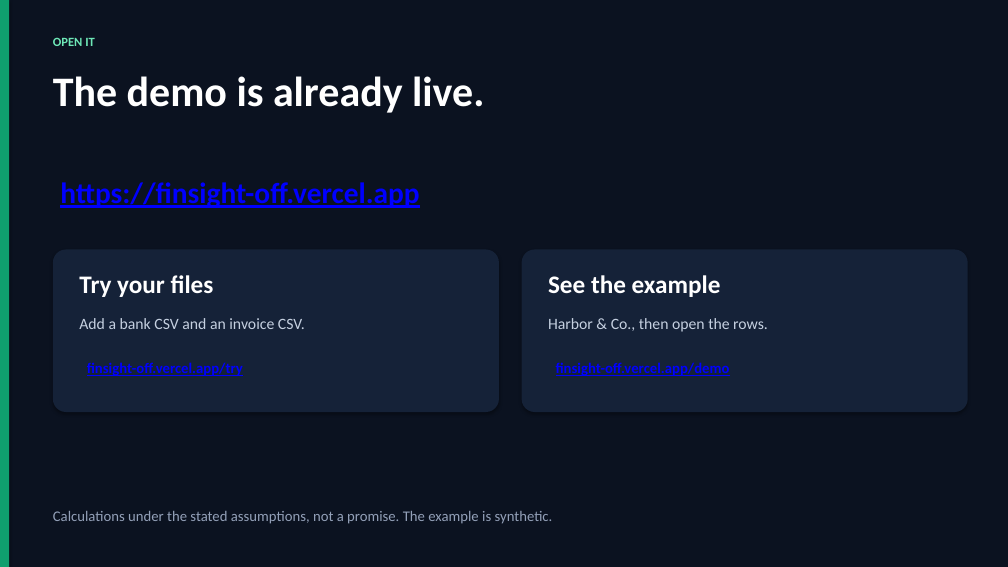
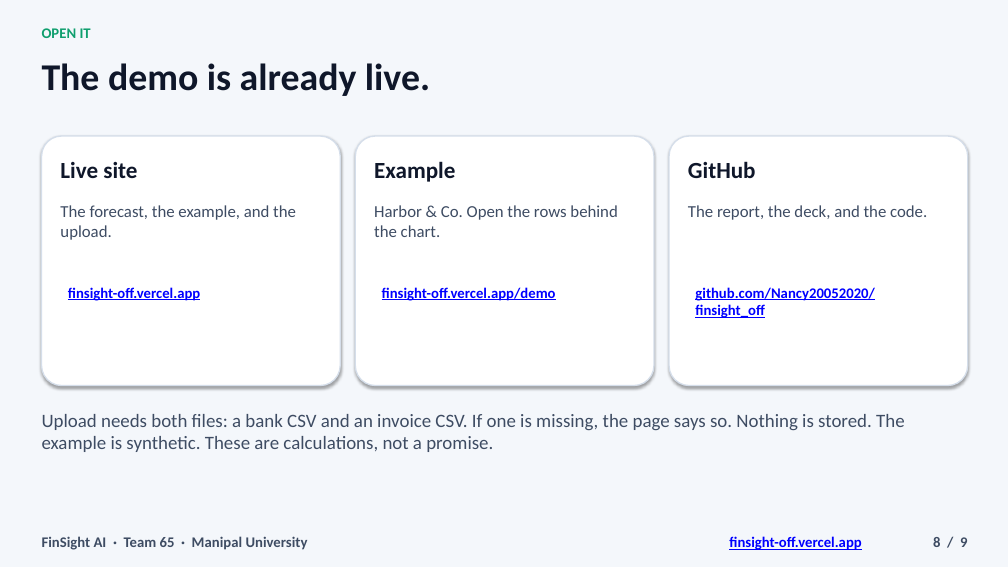
Before and after one commit to Nancy20052020/finsight_off, a slide deck: slide 8 of public/FinSight.pptx. Drawn at 1008x567 pixels with LibreOffice and Linux fonts; fonts in the diff are those of the drawing. Boxes give left, top, right and bottom in pixels: in the first picture for what was removed or moved away, otherwise in the second. Text is boxed around its words. In the diff, an @@ line names an element or a change of style, - is before the commit and + after.

Commit message:
Rebuild the pitch deck as nine sharp slides.
The title names Amisha Singh and Nancy Verma of Team 65 at Manipal University, and the slides follow the report through to a thank-you page.

```diff
--- a/public/FinSight.pptx
+++ b/public/FinSight.pptx
@@ rectangle at (x1=0, y1=0, x2=1008, y2=567): fill #0B1220 to #F4F7FB @@
@@ rectangle removed at (x1=0, y1=0, x2=9, y2=567) @@
@@ text "OPEN IT" moved from (x1=53, y1=37, x2=95, y2=46) to (x1=42, y1=28, x2=91, y2=38) @@
@@ text "OPEN IT" at (x1=42, y1=28, x2=91, y2=38): size 12 to 14 pt, text colour #6EE7B7 to #0F9F6E @@
@@ text "The demo is already live." moved from (x1=53, y1=76, x2=484, y2=113) to (x1=42, y1=63, x2=430, y2=96) @@
@@ text "The demo is already live." at (x1=42, y1=63, x2=430, y2=96): size 40 to 36 pt, text colour #FFFFFF to #0F172A @@
@@ rounded rectangle added at (x1=42, y1=136, x2=340, y2=386), fill #FFFFFF, outline #D5DEEA 1.25 pt @@
@@ rounded rectangle added at (x1=355, y1=136, x2=654, y2=386), fill #FFFFFF, outline #D5DEEA 1.25 pt @@
@@ rounded rectangle added at (x1=669, y1=136, x2=968, y2=386), fill #FFFFFF, outline #D5DEEA 1.25 pt @@
@@ text added at (x1=60, y1=162, x2=137, y2=178), 22 pt, text #0F172A, bold @@
+Live site
@@ text added at (x1=374, y1=161, x2=455, y2=182), 22 pt, text #0F172A, bold @@
+Example
@@ text added at (x1=688, y1=161, x2=756, y2=178), 22 pt, text #0F172A, bold @@
+GitHub
@@ text added at (x1=60, y1=205, x2=296, y2=240), 16 pt, text #3E4C63 @@
+The forecast, the example, and the upload.
@@ text at (x1=374, y1=205, x2=617, y2=237): text changed; size 15 to 16 pt; text colour #C5D0E0 to #3E4C63 @@
-Harbor & Co., then open the rows.
+Harbor & Co. Open the rows behind the chart.
@@ text at (x1=688, y1=205, x2=927, y2=220): text changed; size 14 to 16 pt; text colour #93A0B8 to #3E4C63 @@
-Calculations under the stated assumptions, not a promise. The example is synthetic.
+The report, the deck, and the code.
@@ rounded rectangle removed at (x1=53, y1=250, x2=499, y2=412) @@
@@ rounded rectangle removed at (x1=522, y1=250, x2=968, y2=412) @@
@@ text at (x1=68, y1=287, x2=200, y2=301): text changed @@
-finsight-off.vercel.app/try
+finsight-off.vercel.app
@@ text removed at (x1=79, y1=275, x2=214, y2=297) @@
-Try your files
@@ text "finsight-off.vercel.app/demo" moved from (x1=556, y1=362, x2=730, y2=376) to (x1=382, y1=287, x2=556, y2=301) @@
@@ text removed at (x1=548, y1=275, x2=721, y2=297) @@
-See the example
@@ text added at (x1=695, y1=287, x2=875, y2=318), 14 pt, text #0000FF, bold, underline @@
+github.com/Nancy20052020/finsight_off
@@ text removed at (x1=79, y1=318, x2=305, y2=329) @@
-Add a bank CSV and an invoice CSV.
@@ text added at (x1=42, y1=414, x2=905, y2=452), 18 pt, text #3E4C63 @@
+Upload needs both files: a bank CSV and an invoice CSV. If one is missing, the page says so. Nothing is stored. The example is synthetic. These are calculations, not a promise.
@@ text added at (x1=42, y1=536, x2=308, y2=550), 14 pt, text #3E4C63, bold @@
+FinSight AI · Team 65 · Manipal University
@@ text at (x1=729, y1=536, x2=861, y2=550): text changed; size 28 to 14 pt @@
-https://finsight-off.vercel.app
+finsight-off.vercel.app
@@ text added at (x1=933, y1=537, x2=967, y2=547), 14 pt, text #3E4C63, bold @@
+8 / 9
```
Also in this commit, not shown: 8 slides added, 7 slides removed.
